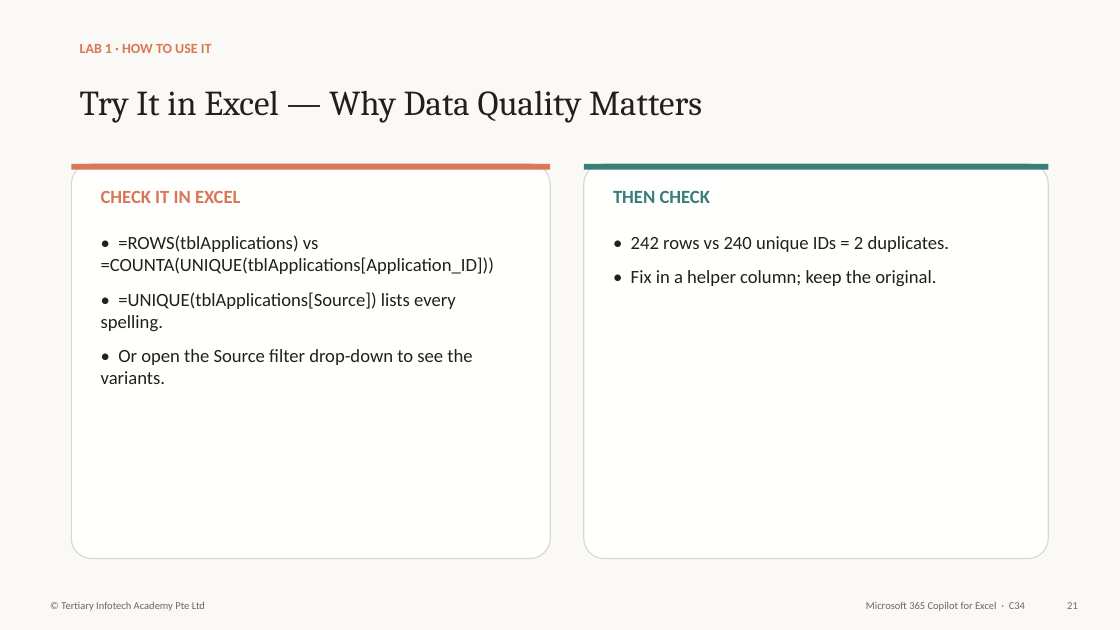
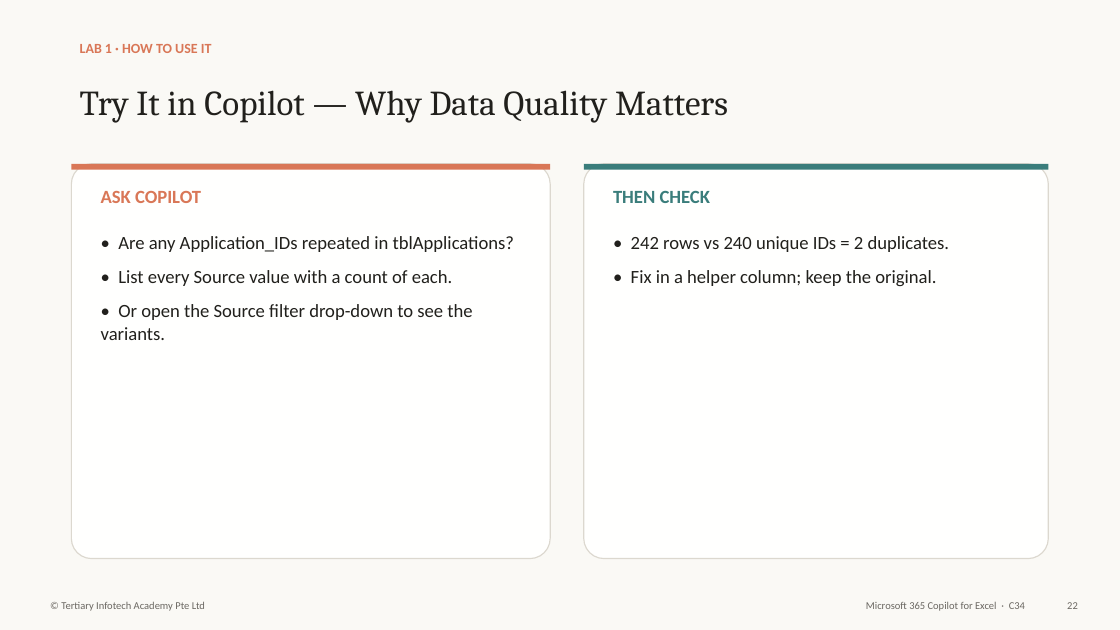
Before and after one commit to tertiarycourses/C34-Microsoft-365-Copilot-for-Excel, a slide deck: slide 23 of courseware/Microsoft 365 Copilot for Excel-v3.1.pptx (slide 22 before the commit). Drawn at 1120x630 pixels with LibreOffice and Linux fonts; fonts in the diff are those of the drawing. Boxes give left, top, right and bottom in pixels: in the first picture for what was removed or moved away, otherwise in the second. Text is boxed around its words. In the diff, an @@ line names an element or a change of style, - is before the commit and + after.

```diff
--- a/courseware/Microsoft 365 Copilot for Excel-v3.1.pptx
+++ b/courseware/Microsoft 365 Copilot for Excel-v3.1.pptx
@@ text at [80, 90, 728, 122]: text changed @@
-Try It in Excel — Why Data Quality Matters
+Try It in Copilot — Why Data Quality Matters
@@ text at [101, 191, 201, 203]: text changed @@
-CHECK IT IN EXCEL
+ASK COPILOT
@@ text at [118, 236, 514, 286]: text changed @@
-• =ROWS(tblApplications) vs =COUNTA(UNIQUE(tblApplications[Application_ID]))
-• =UNIQUE(tblApplications[Source]) lists every spelling.
+• Are any Application_IDs repeated in tblApplications?
+• List every Source value with a count of each.
```
Also in this commit, not shown: 109 other slides changed, 5 slides added, 2 slides removed, 45 other files.
